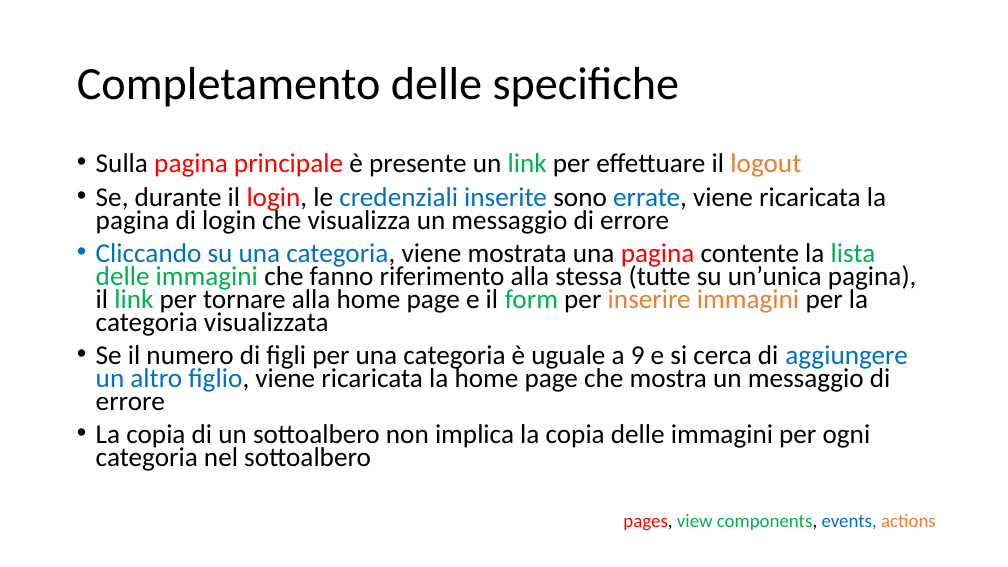
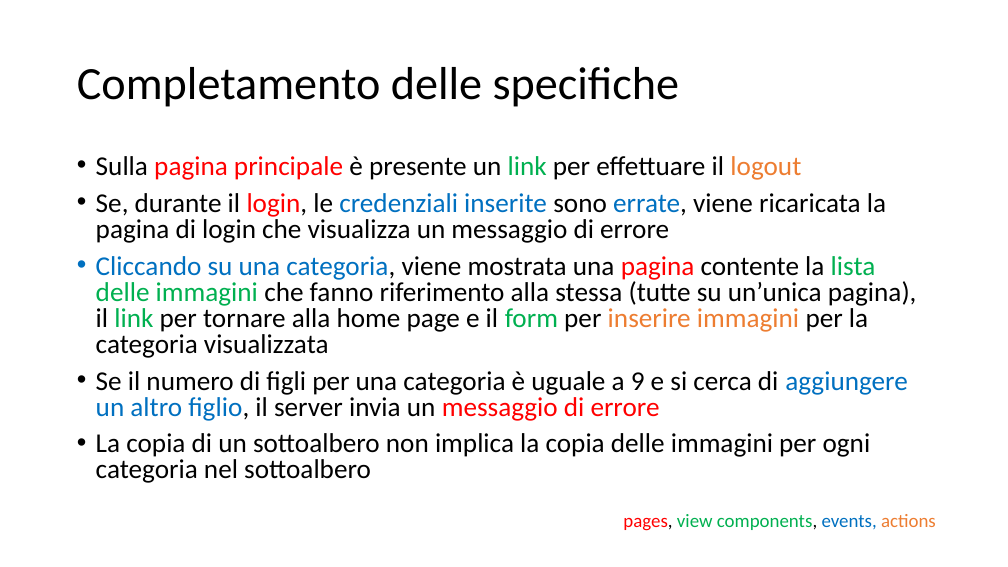
Before and after one commit to pontig/TIW_project, a slide deck: slide 7 of PureHTML/doc/Esercizio 3 – HTML Pure Version.pptx. Drawn at 1008x567 pixels with LibreOffice and Linux fonts; fonts in the diff are those of the drawing. Boxes give left, top, right and bottom in pixels: in the first picture for what was removed or moved away, otherwise in the second. Text is boxed around its words. In the diff, an @@ line names an element or a change of style, - is before the commit and + after.

```diff
--- a/PureHTML/doc/Esercizio 3 – HTML Pure Version.pptx
+++ b/PureHTML/doc/Esercizio 3 – HTML Pure Version.pptx
@@ text at [96,156,917,483]: line spacing 0.7 to 0.8 @@
@@ text at [96,371,907,421]: text changed @@
-• Se il numero di figli per una categoria è uguale a 9 e si cerca di aggiungere un altro figlio, viene ricaricata la home page che mostra un messaggio di errore
+• Se il numero di figli per una categoria è uguale a 9 e si cerca di aggiungere un altro figlio, il server invia un messaggio di errore
```
Also in this commit, not shown: 1 other slide changed.
